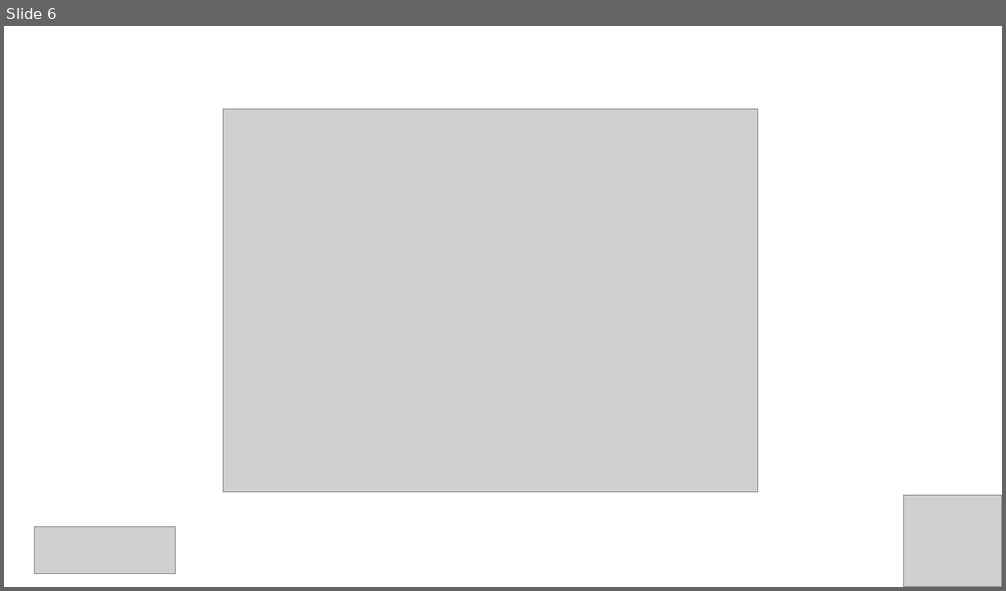
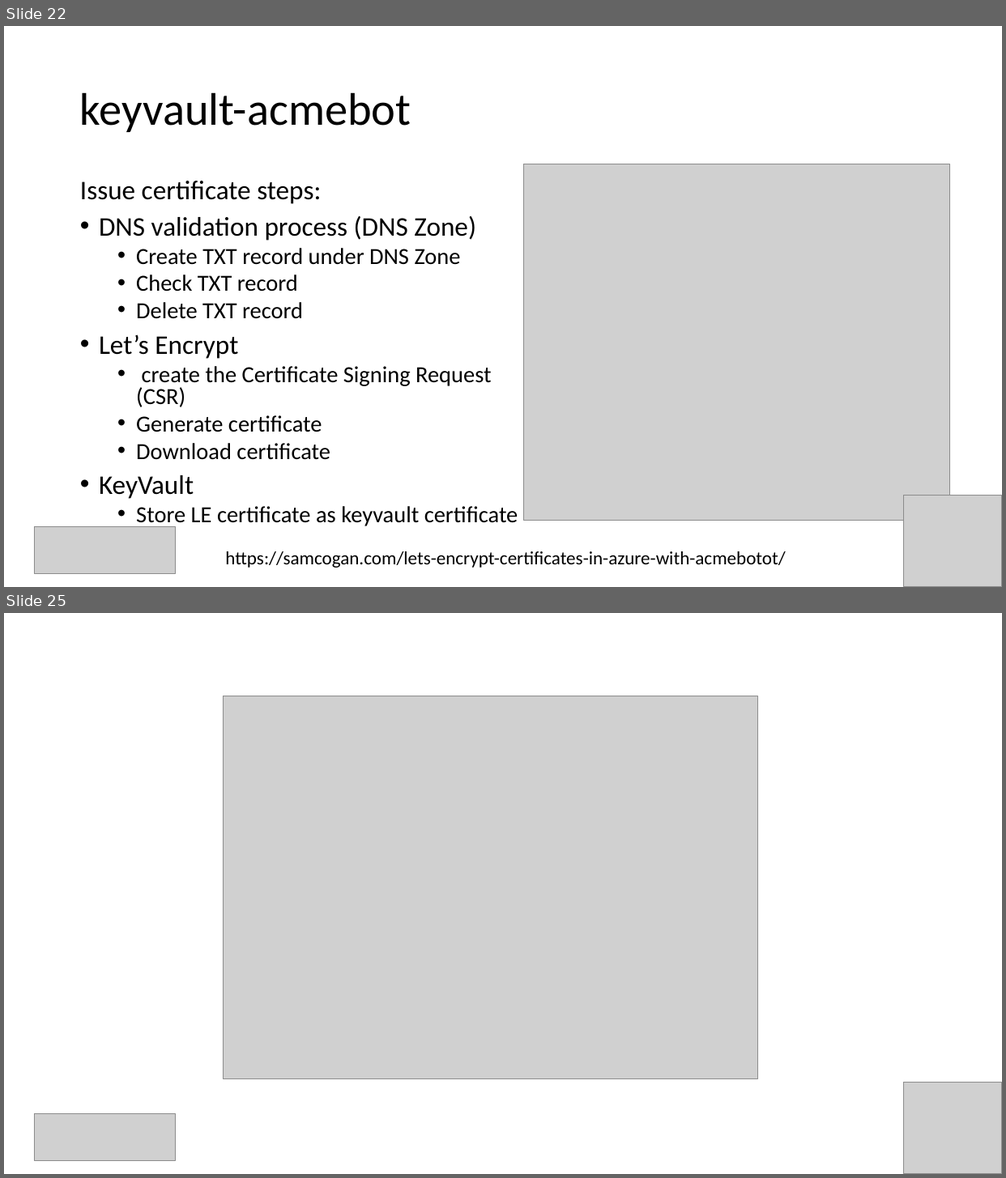
Before and after one commit to evgenyb/iac-workshops, a slide deck: dns-and-ssl-management-on-azure-with-ado/slides/dns-and-ssl-management-on-azure-with-ado.pptx. Shown one above the other, each under a label of ours: slide 6 before the commit, slides 22 and 25 after it; the slides between them are not shown. The pictures are 1006x591 and 1006x1178 pixels, drawn with LibreOffice and Linux fonts; fonts in the diff are those of the drawing; grey boxes stand for pictures. Boxes give left, top, right and bottom in pixels: in the first picture for what was removed or moved away, otherwise in the second. Text is boxed around its words. In the diff, an @@ line names an element or a change of style, - is before the commit and + after.

```diff
--- a/dns-and-ssl-management-on-azure-with-ado/slides/dns-and-ssl-management-on-azure-with-ado.pptx
+++ b/dns-and-ssl-management-on-azure-with-ado/slides/dns-and-ssl-management-on-azure-with-ado.pptx
@@ slide 22 added at [4, 26, 1002, 587], background #FFFFFF @@
@@ title added at [80, 92, 411, 132], 44 pt, text #000000 @@
+keyvault-acmebot
@@ picture added at [523, 165, 949, 521] @@
@@ text added at [80, 181, 518, 528], 22.2 pt, text #000000 @@
+Issue certificate steps:
+• DNS validation process (DNS Zone)
+  • Create TXT record under DNS Zone
+  • Check TXT record
+  • Delete TXT record
+• Let’s Encrypt
+  • create the Certificate Signing Request (CSR)
+  • Generate certificate
+  • Download certificate
+• KeyVault
+  • Store LE certificate as keyvault certificate
@@ picture added at [904, 495, 1002, 587] @@
@@ picture added at [35, 527, 176, 574] @@
@@ text added at [225, 552, 785, 568], 18 pt, text #000000 @@
+https://samcogan.com/lets-encrypt-certificates-in-azure-with-acmebotot/
@@ what was slide 6 is now slide 25 @@
```
Also in this commit, not shown: 2 slides changed, 18 other slides added.
